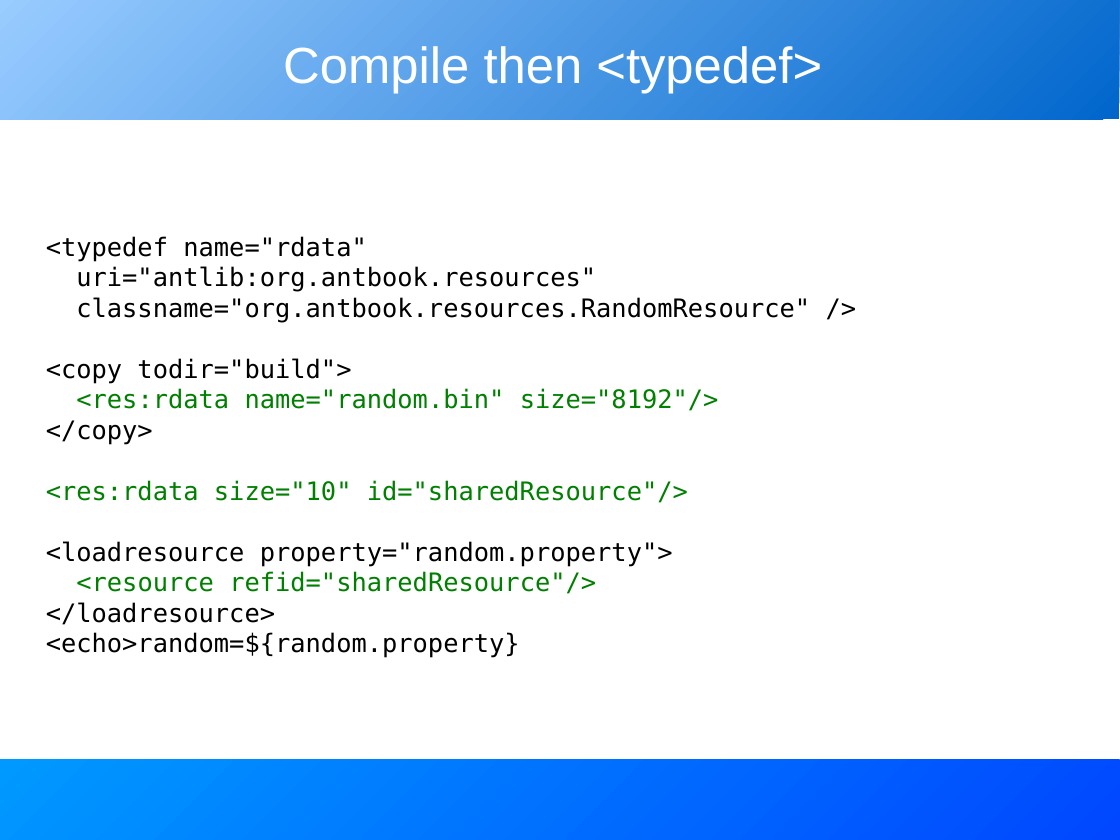
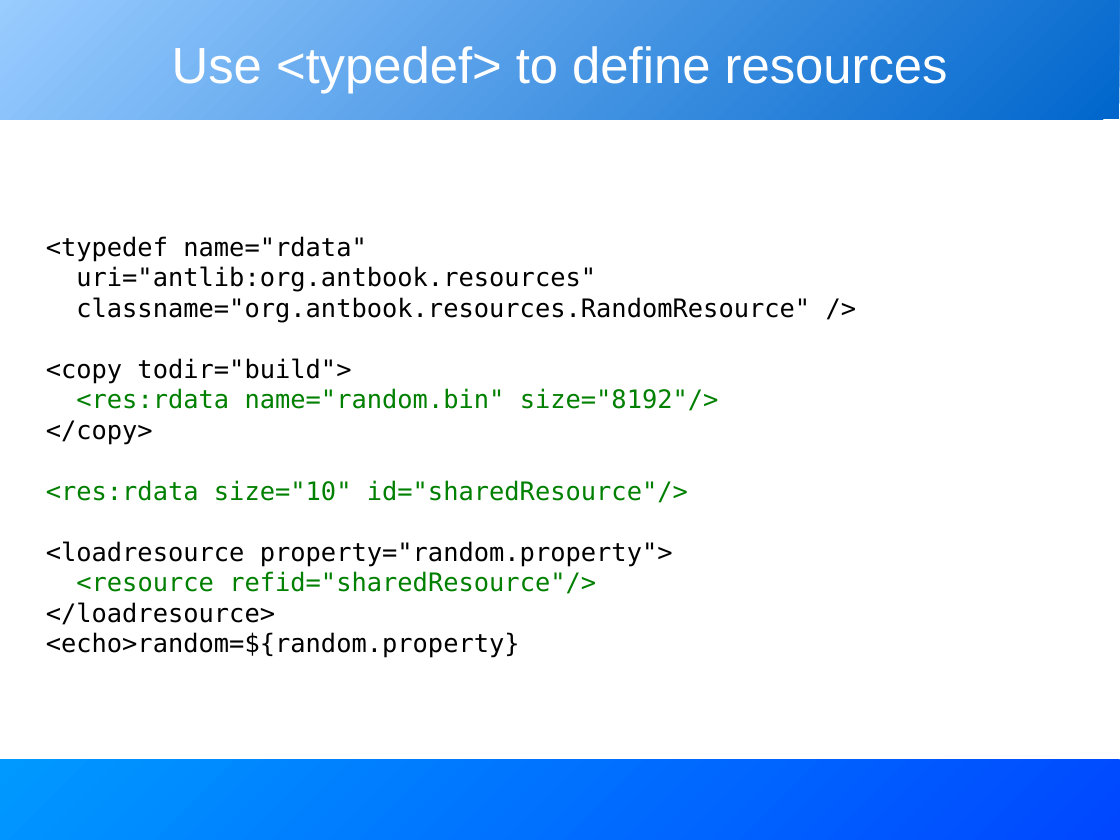
Before and after one commit to BeatrizTercero/repoSvnAnt, a slide deck: slide 26 of core/trunk/docs/slides/extending_ant.odp (slide 25 before the commit). Drawn at 1120x840 pixels with LibreOffice and Linux fonts; fonts in the diff are those of the drawing. Boxes give left, top, right and bottom in pixels: in the first picture for what was removed or moved away, otherwise in the second. Text is boxed around its words. In the diff, an @@ line names an element or a change of style, - is before the commit and + after.

```diff
--- a/core/trunk/docs/slides/extending_ant.odp
+++ b/core/trunk/docs/slides/extending_ant.odp
@@ title at box(172, 46, 948, 93): text changed @@
-Compile then <typedef>
+Use <typedef> to define resources
```
Also in this commit, not shown: 10 other slides changed, 4 slides added.
